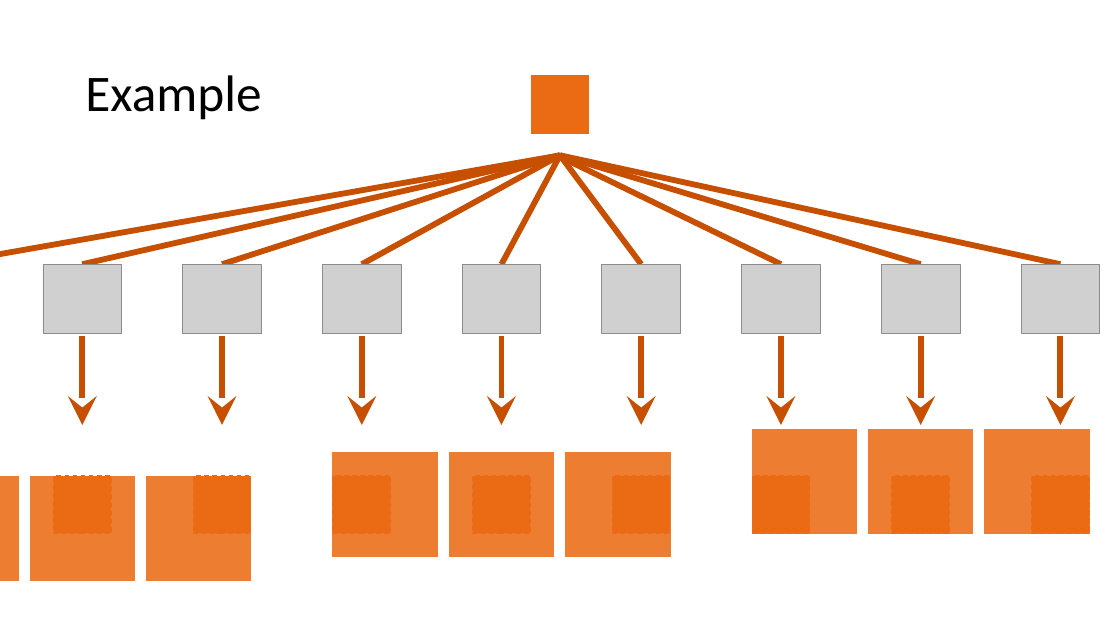
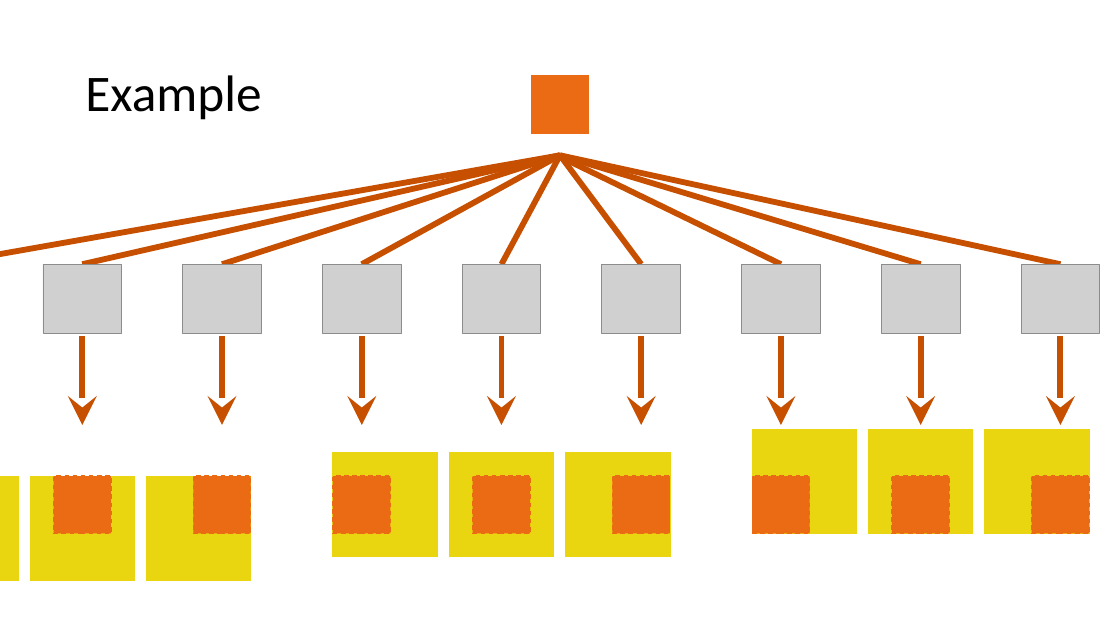
Before and after one commit to PowerPointLabs/PowerPointLabs, a slide deck: slide 30 of doc/Documentation Resource-ResizeLab.pptx. Drawn at 1120x630 pixels with LibreOffice and Linux fonts; fonts in the diff are those of the drawing; grey boxes stand for pictures; background and template pictures are left out. Boxes give left, top, right and bottom in pixels: in the first picture for what was removed or moved away, otherwise in the second. Text is boxed around its words. In the diff, an @@ line names an element or a change of style, - is before the commit and + after.

Commit message:
Updated ResizeLab documentation and example ppt files

```diff
--- a/doc/Documentation Resource-ResizeLab.pptx
+++ b/doc/Documentation Resource-ResizeLab.pptx
@@ fill #ED7D31 to #EAD511; outline #ED7D31 1 pt to #EAD511 1 pt in 9 elements at (0,476,18,581), (30,476,134,581), (147,476,251,581), (333,453,437,557), (450,453,554,557), (566,453,670,557), (753,429,857,534), (869,429,973,534), (986,429,1090,534) @@
```
Also in this commit, not shown: 7 other slides changed, 1 slide added, 1 other file.
